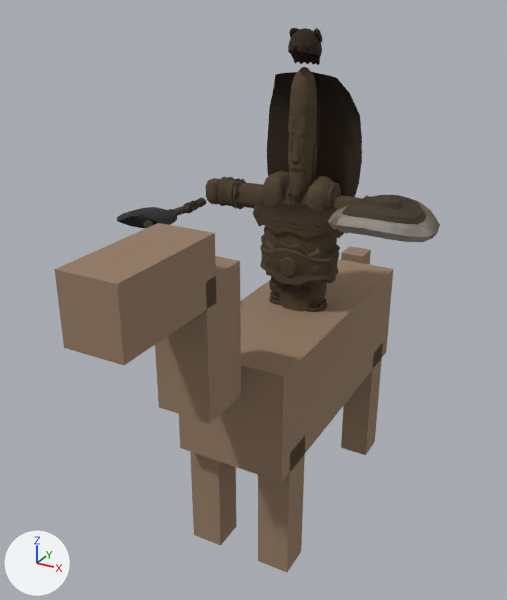
What one commit did to the glTF model csharp/Unciv.Godot/Packs/units/models/unit/Khan.glb.
One viewpoint serves both versions: a 50 mm lens placed at (0.512, -1.104, 0.959), pointed at (-0.028, -0.122, 0.467). Every picture has the same lights, and +X, +Y and +Z are marked at lower left. The picture after the commit comes second. Vertices at exactly the same position are counted once.

Names of what the first picture shows: '1H_Axe', 'Barbarian_Cape', 'Barbarian_Hat', 'Barbarian_Round_Shield', 'HorseMesh', 'Warrior'.
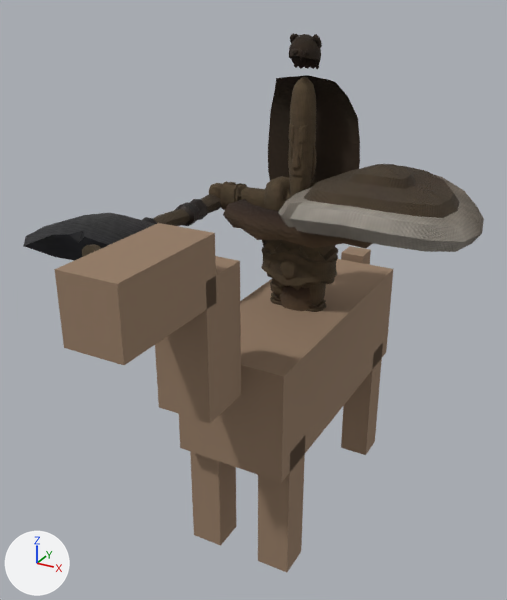
What differs and where, as boxes (x1, y1, x2, y2) in the pictures (507 x 600 px; the box of a moved part takes in the faces that stretch with it):
'Warrior', reshaped, rescaled
    before: (206, 67, 369, 312)
    after: (209, 77, 373, 312)
'Barbarian_Round_Shield', moved, rescaled (83% wider, 85% taller)
    before: (328, 195, 440, 242)
    after: (278, 164, 484, 252)
'Barbarian_Cape', moved, rescaled
    before: (267, 72, 362, 197)
    after: (268, 75, 360, 182)
'1H_Axe', moved, rescaled (121% wider, 116% taller)
    before: (117, 198, 206, 228)
    after: (23, 194, 221, 260)
'Barbarian_Hat', moved, rescaled
    before: (288, 28, 322, 65)
    after: (289, 33, 322, 69)
part 1 of me_mesh_skinned, moved or reshaped
    before: (253, 200, 347, 239)
    after: (223, 199, 373, 248)

The edits, one by one:
me_mesh_skinned is used by ob_warrior; location (0.0, 0.0, 0.38); scale (0.213, 0.213, 0.213).
me_mesh_skinned had 2445 vertices, 4485 faces and spanned x -0.92..0.92, y -0.26..0.24, z 0.0..2.19.
me_mesh_skinned now has 2445 vertices, 4485 faces and spans x -0.92..0.92, y -0.41..0.41, z 0.0..2.19.
me_mesh_skinned part 1: the loose piece of 64 vertices spanning x -0.44..0.49, y -0.24..0.24, z 0.86..1.15 is scaled about the mesh origin by (1.7, 1.7, 1).
Object 'Warrior' (ob_warrior) is rescaled from (0.213, 0.213, 0.213) to (0.206, 0.206, 0.206).
Object 'Barbarian_Round_Shield' (ob_barbarian_round_shield) moves from (0.18, -0.079, 0.634) to (0.174, -0.082, 0.652).
Object 'Barbarian_Round_Shield' (ob_barbarian_round_shield) is rescaled from (0.196, 0.196, 0.196) to (0.357, 0.357, 0.357).
Object '1H_Axe' (ob_1h_axe) moves from (-0.18, -0.08, 0.603) to (-0.174, -0.086, 0.596).
Object '1H_Axe' (ob_1h_axe) is rescaled from (0.138, 0.138, 0.138) to (0.291, 0.291, 0.291).
Object 'Barbarian_Hat' (ob_barbarian_hat) moves from (0.0, 0.0, 0.837) to (0.0, 0.0, 0.83).
Object 'Barbarian_Hat' (ob_barbarian_hat) is rescaled from (0.05, 0.0553, 0.0574) to (0.0484, 0.0535, 0.0556).
Object 'Barbarian_Cape' (ob_barbarian_cape) moves from (0.0, 0.0, 0.833) to (0.0, 0.0, 0.827).
Object 'Barbarian_Cape' (ob_barbarian_cape) is rescaled from (0.191, 0.128, 0.213) to (0.185, 0.123, 0.206).
